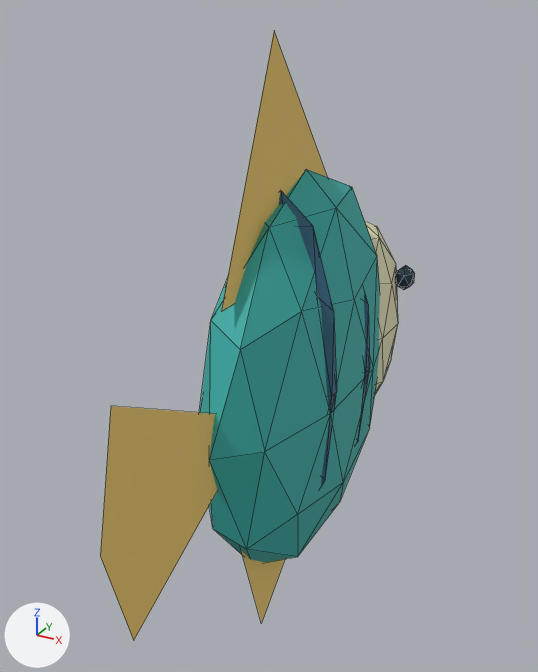
The Blender file source/art-source/wild_reef_fish.blend: old version first, new version second.
Both versions are drawn from a 50 mm lens placed at (0.481, -0.987, 0.555), pointed at (-0.022, -0.073, 0.098). Lighting does not change. The marker at lower left points along +X, +Y and +Z. The first picture is the older version. Mesh edges are drawn as thin lines.

Names of what the first picture shows: 'rounded tail', 'tall body'.
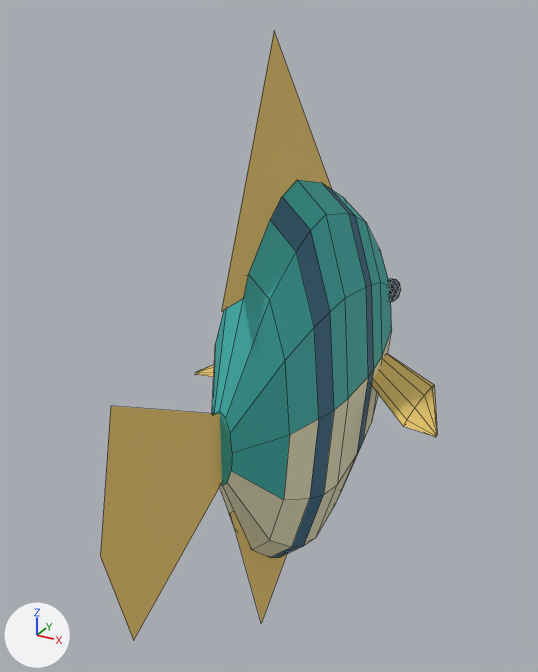
Boxes [x1, y1, x2, y2] around the edits, measured in the pictures (538 x 672 px):
'tall body', reshaped, rescaled (12% narrower): before [199, 31, 415, 624]; after [212, 31, 401, 624]
'reef paddle.001', added (yellow): after [371, 354, 437, 437]
'reef paddle', added: after [195, 365, 214, 377]
part 1 of me_icosphere_004, added: after [389, 279, 401, 302]
part 2 of me_icosphere_004, added (cyan): after [212, 180, 392, 558]
part 3 of me_icosphere_004, deleted: before [395, 265, 415, 290]
part 4 of me_icosphere_004, cut back: before [199, 169, 398, 573]; after [221, 166, 332, 573]

The change, as a diff of the scene's bpy script:
```diff
--- a/source/art-source/wild_reef_fish.blend.py
+++ b/source/art-source/wild_reef_fish.blend.py
@@ mat_finr_colors_001 @@
+mat_finr_colors_001 = bpy.data.materials.new('FinR colors.001')
+mat_finr_colors_001.use_nodes = True; mat_finr_colors_001.node_tree.nodes.clear()
+_N = mat_finr_colors_001.node_tree.nodes; _L = mat_finr_colors_001.node_tree.links
+n0 = _N.new('ShaderNodeBsdfPrincipled'); n0.name = 'Principled BSDF'
+n0.inputs[2].default_value = 0.72  # 'Roughness'
+n1 = _N.new('ShaderNodeOutputMaterial'); n1.name = 'Material Output'
+n2 = _N.new('ShaderNodeVertexColor'); n2.name = 'Color Attribute'
+n2.layer_name = 'Tint'
+_L.new(n0.outputs[0], n1.inputs[0])  # 'BSDF' to 'Surface'
+_L.new(n2.outputs[0], n0.inputs[0])  # 'Color' to 'Base Color'
@@ mat_finl_colors_001 @@
+mat_finl_colors_001 = bpy.data.materials.new('FinL colors.001')
+mat_finl_colors_001.use_nodes = True; mat_finl_colors_001.node_tree.nodes.clear()
+_N = mat_finl_colors_001.node_tree.nodes; _L = mat_finl_colors_001.node_tree.links
+n0 = _N.new('ShaderNodeBsdfPrincipled'); n0.name = 'Principled BSDF'
+n0.inputs[2].default_value = 0.72  # 'Roughness'
+n1 = _N.new('ShaderNodeOutputMaterial'); n1.name = 'Material Output'
+n2 = _N.new('ShaderNodeVertexColor'); n2.name = 'Color Attribute'
+n2.layer_name = 'Tint'
+_L.new(n0.outputs[0], n1.inputs[0])  # 'BSDF' to 'Surface'
+_L.new(n2.outputs[0], n0.inputs[0])  # 'Color' to 'Base Color'
@@ me_icosphere_004 @@
 # used by ob_tall_body; parent = ob_body; location = (0.0, 0.0, 0.0); scale = (0.095, 0.28, 0.34)
-me_icosphere_004.from_pydata(...)  # 198 vertices, 362 faces; spans x -0.98..0.98, y -1.0..1.21, z -1.21..1.56
+me_icosphere_004.from_pydata(...)  # 210 vertices, 272 faces; spans x -0.09..0.09, y -0.25..0.33, z -0.41..0.53
+# me_icosphere_004 part 1: a new loose piece, an icosphere of 80 faces spanning x 0.04..0.07, y 0.232..0.278, z 0.058..0.102, in mat_body_colors_001
+# me_icosphere_004 part 2: a new loose piece of 120 vertices spanning x -0.09..0.09, y -0.25..0.33, z -0.33..0.33, in mat_body_colors_001
+# me_icosphere_004 part 3: the loose piece of 12 vertices spanning x 0.6..0.98, y 0.87..1.02, z 0.24..0.38 is deleted
+# me_icosphere_004 part 4
+# 171 vertices are removed from x -0.97..0.97, y -1.0..1.21, z -1.21..1.0
+# 321 faces are deleted
+# 6 vertices are added at (0.0, 0.17, 0.2), (0.0, -0.1, 0.53), (0.0, -0.24, 0.2), (0.0, 0.1, -0.2), (0.0, -0.14, -0.41), (0.0, -0.23, -0.12)
+# 2 new faces join them
+# other edits to the shape of me_icosphere_004 do not show in these pictures
 me_icosphere_004.materials.append(mat_body_colors_001)
@@ ob_tall_body @@
 ob_tall_body.location = (0.0, 0.0, 0.0)
-ob_tall_body.scale = (0.095, 0.28, 0.34)
@@ ob_reef_paddle_001 @@
+ob_reef_paddle_001 = bpy.data.objects.new('reef paddle.001', me_reef_paddle_001)  # 30 vertices, 22 faces; spans x 0.0..0.15, y -0.145..0.055, z -0.032..0.009
+ob_reef_paddle_001.parent = ob_finr
+ob_reef_paddle_001.location = (0.0, 0.0, 0.0)
@@ ob_finr @@
+ob_finr = bpy.data.objects.new('FinR', None)
+ob_finr.parent = ob_reeffish
+ob_finr.location = (0.075, 0.15, -0.025)
@@ ob_reef_paddle @@
+ob_reef_paddle = bpy.data.objects.new('reef paddle', me_reef_paddle)  # 30 vertices, 22 faces; spans x -0.15..0.0, y -0.145..0.055, z -0.032..0.009
+ob_reef_paddle.parent = ob_finl
+ob_reef_paddle.location = (0.0, 0.0, 0.0)
@@ ob_finl @@
+ob_finl = bpy.data.objects.new('FinL', None)
+ob_finl.parent = ob_reeffish
+ob_finl.location = (-0.075, 0.15, -0.025)
```
